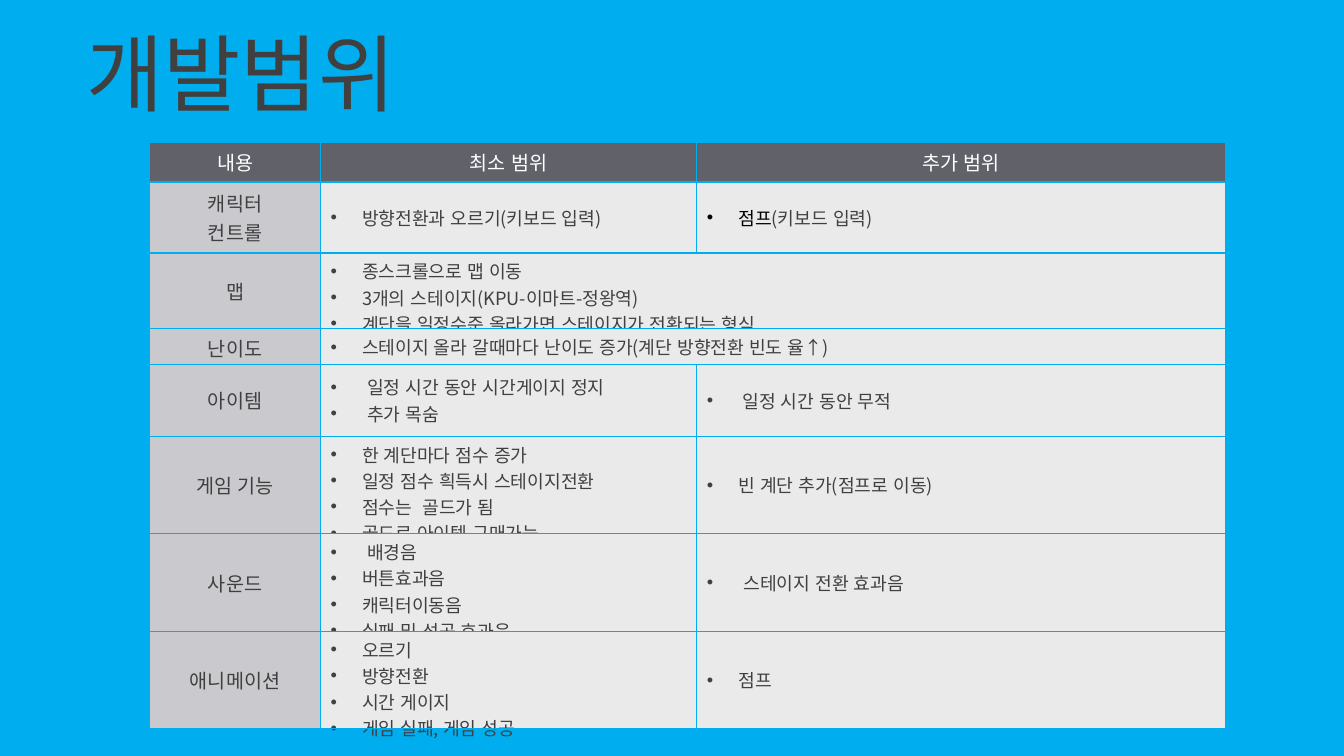
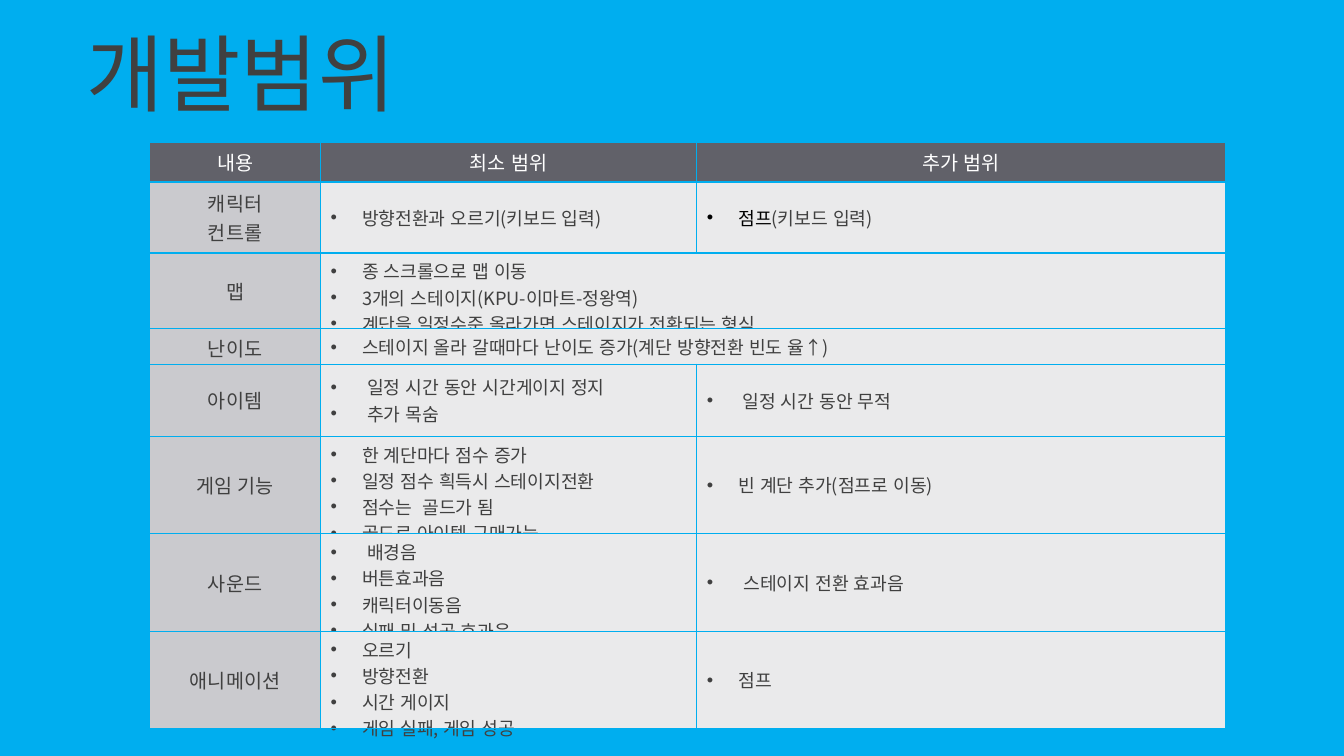
Before and after one commit to EomDongyeon/2DGP, a slide deck: slide 7 of 1차발표_2015180023엄동연.pptx. Drawn at 1344x756 pixels with LibreOffice and Linux fonts; fonts in the diff are those of the drawing. Boxes give left, top, right and bottom in pixels: in the first picture for what was removed or moved away, otherwise in the second. Text is boxed around its words. In the diff, an @@ line names an element or a change of style, - is before the commit and + after.

```diff
--- a/1차발표_2015180023엄동연.pptx
+++ b/1차발표_2015180023엄동연.pptx
@@ table at (150,142,1225,745) @@
-row 3, column 2: 종스크롤으로 맵 이동 / 3개의 스테이지(KPU-이마트-정왕역) / 계단을 일정수준 올라가면 스테이지가 전환되는 형식
+row 3, column 2: 종 스크롤으로 맵 이동 / 3개의 스테이지(KPU-이마트-정왕역) / 계단을 일정수준 올라가면 스테이지가 전환되는 형식
```
Also in this commit, not shown: 1 other file.
